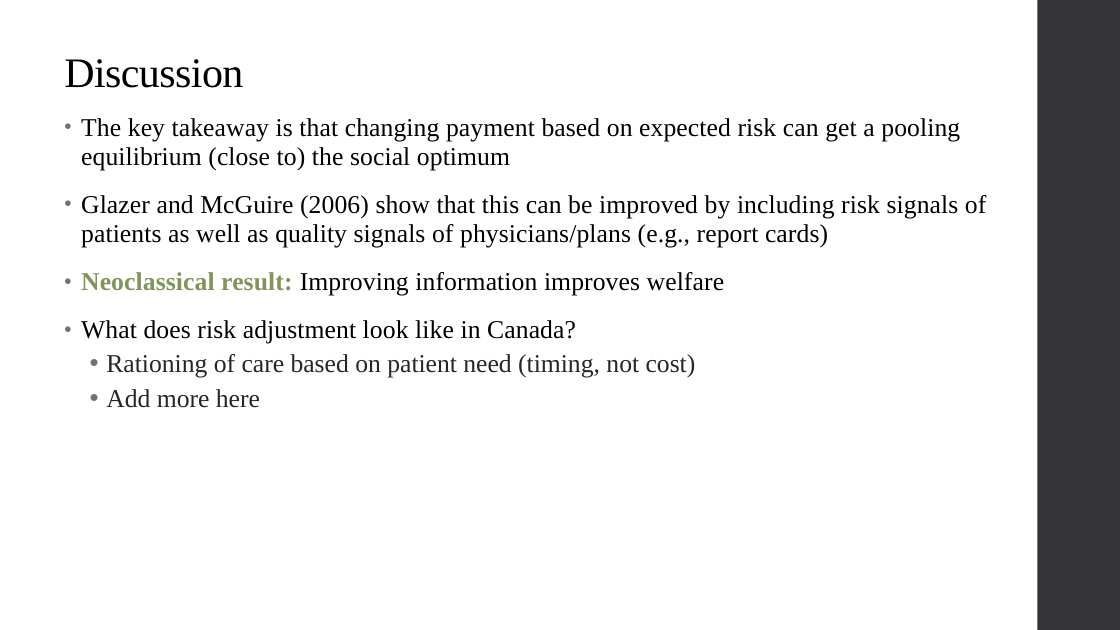
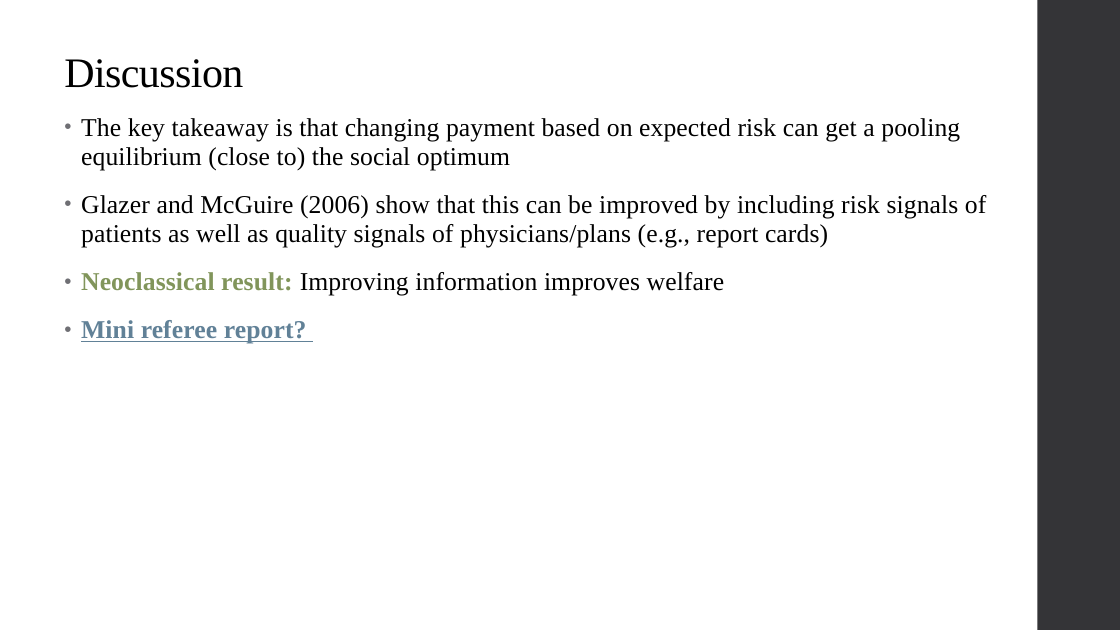
Before and after one commit to alex-hoagland/HAD6750H, a slide deck: slide 24 of Lecture07_QualityCompetition/Slides_RA_QualityCompetition_2023W.pptx (slide 20 before the commit). Drawn at 1120x630 pixels with LibreOffice and Linux fonts; fonts in the diff are those of the drawing. Boxes give left, top, right and bottom in pixels: in the first picture for what was removed or moved away, otherwise in the second. Text is boxed around its words. In the diff, an @@ line names an element or a change of style, - is before the commit and + after.

```diff
--- a/Lecture07_QualityCompetition/Slides_RA_QualityCompetition_2023W.pptx
+++ b/Lecture07_QualityCompetition/Slides_RA_QualityCompetition_2023W.pptx
@@ text at bbox=[81, 320, 307, 344]: text changed; text colour #262626 to #618197; bold on @@
-• What does risk adjustment look like in Canada?
-  • Rationing of care based on patient need (timing, not cost)
-  • Add more here
+• Mini referee report?
```
Also in this commit, not shown: 8 other slides changed, 6 slides added, 4 slides removed, 8 other files.
